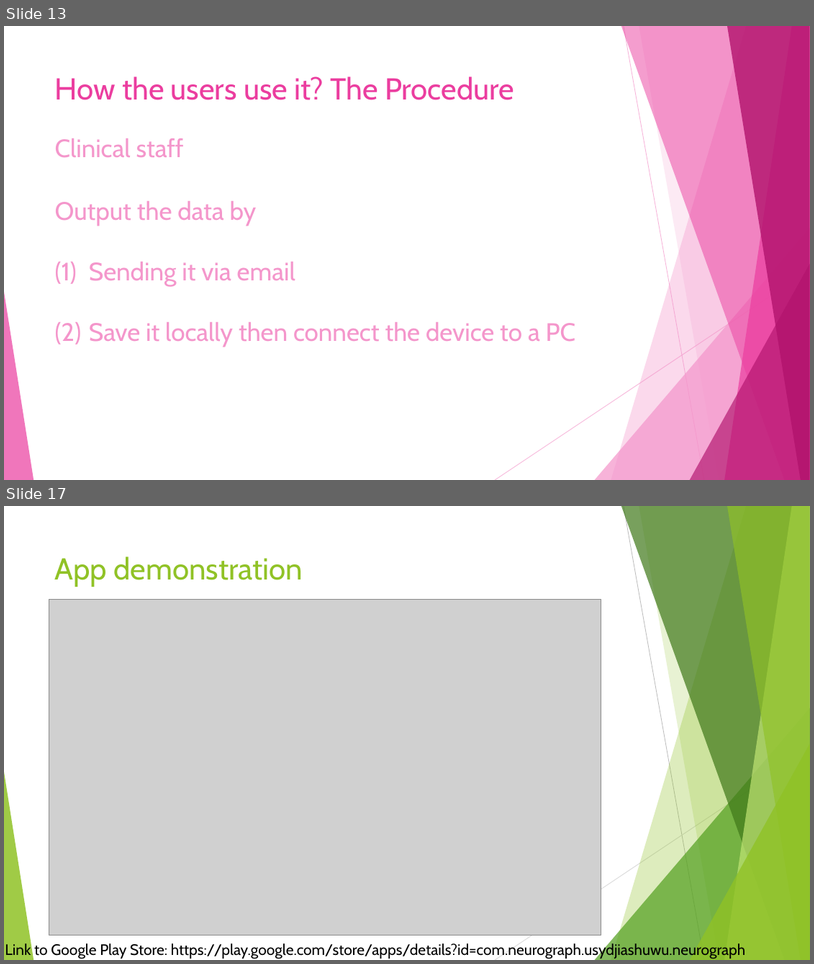
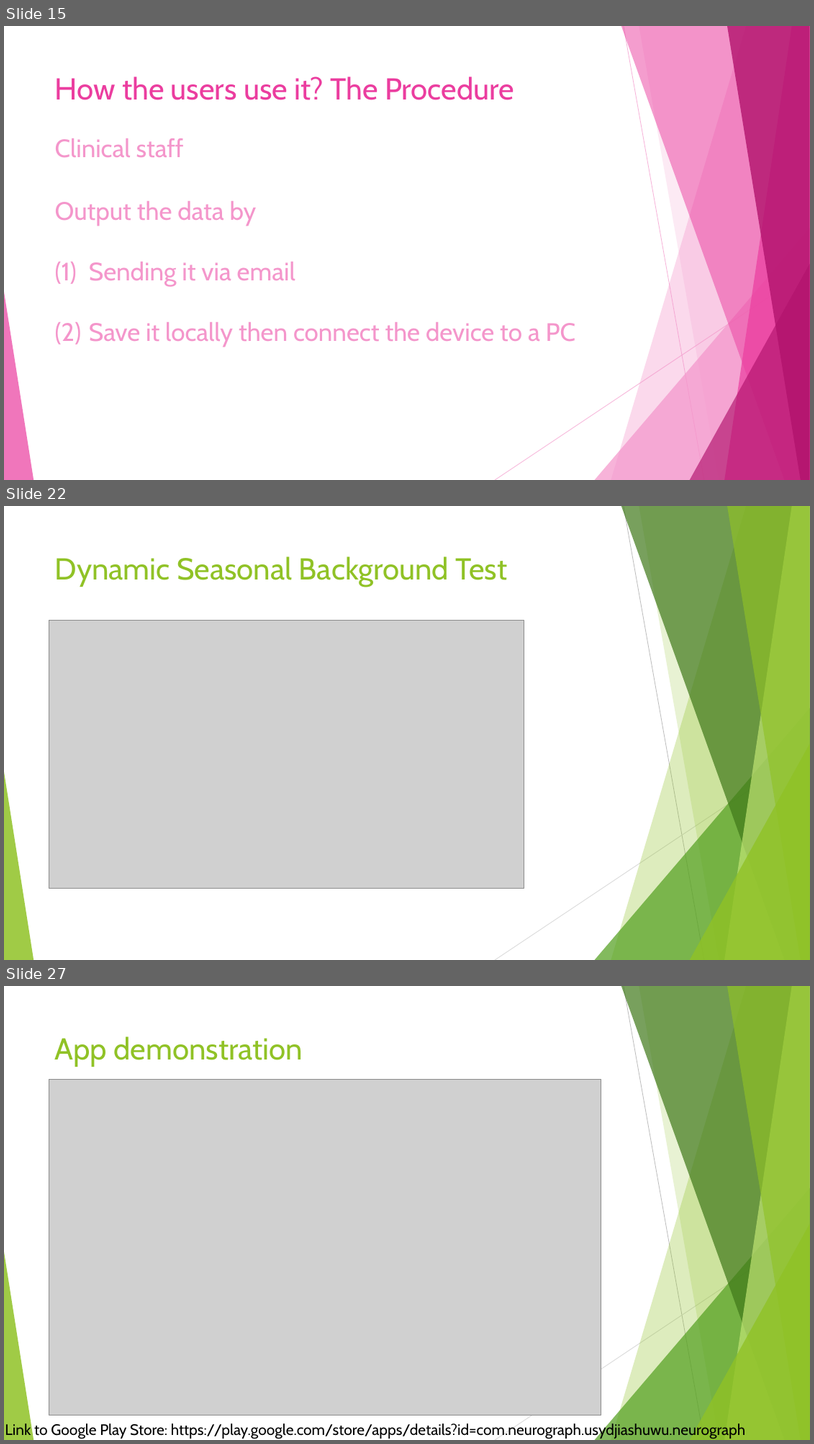
Before and after one commit to JiashuWu/NeuroGraph, a slide deck: Neurograph Project Presentation/Neurograph Presentation Jiashu Wu.pptx. Shown one above the other, each under a label of ours: slides 13 and 17 before the commit, slides 15, 22 and 27 after it; the slides between them are not shown. The pictures are 814x964 and 814x1444 pixels, drawn with LibreOffice and Linux fonts; fonts in the diff are those of the drawing; grey boxes stand for pictures. Boxes give left, top, right and bottom in pixels: in the first picture for what was removed or moved away, otherwise in the second. Text is boxed around its words. In the diff, an @@ line names an element or a change of style, - is before the commit and + after.

```diff
--- a/Neurograph Project Presentation/Neurograph Presentation Jiashu Wu.pptx
+++ b/Neurograph Project Presentation/Neurograph Presentation Jiashu Wu.pptx
@@ slide 22 added at [4,506,810,960], background #FFFFFF; not listed: 10 template elements that a slide beside it also shows @@
@@ title added at [55,556,507,587], 36 pt, text #90C226 @@
+Dynamic Seasonal Background Test
@@ picture added at [49,620,525,888] @@
@@ what was slide 13 is now slide 15 @@
@@ what was slide 17 is now slide 27 @@
```
Also in this commit, not shown: 2 slides changed, 9 other slides added, 1 other file.
